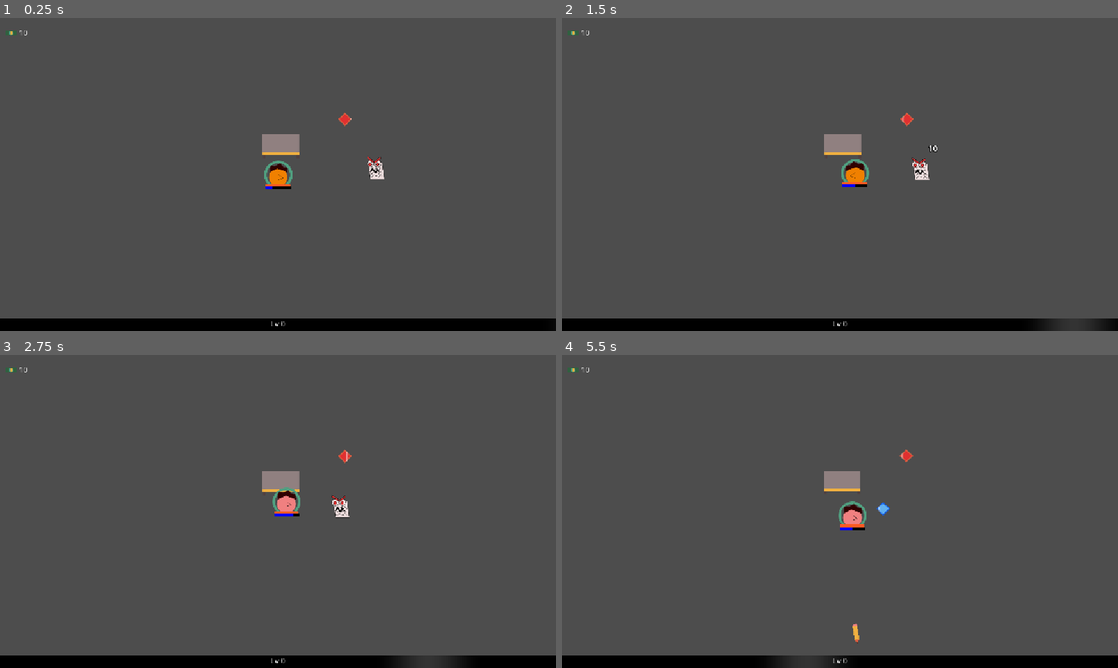
Above: before the commit, frames 1-4 (two rows, left to right).
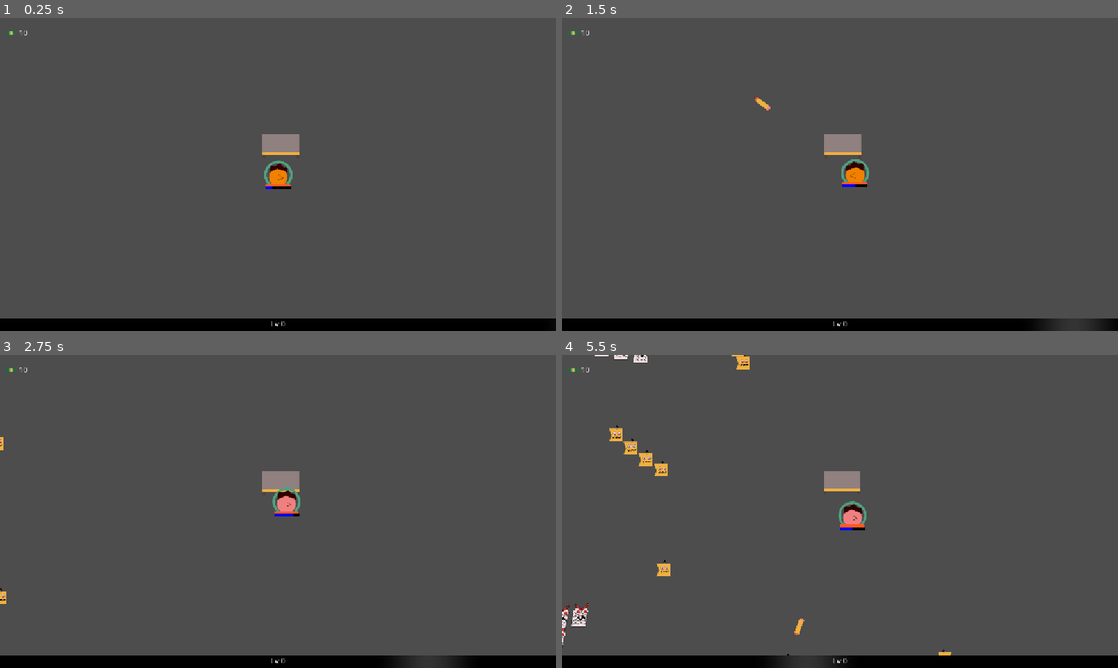
Above: after the commit, the same moments.

Repository: mathew-tran/LevelUpGameJam2025
Game: Godot game, scene res://Scene/Main.tscn
Same seed, same stepped clock (60 frames per second), same inputs: the game is played once before the commit and once after it. Sound files missing from this copy of the repository are replaced by a short silence.
Inputs (mouse positions are in pixels of both pictures, inside the frame that each line leads up to):
- Up to frame 1 (0.25 s): no input
- Up to frame 2 (1.5 s): move the mouse to (962, 158) at 0.52 s; move the mouse to (728, 190) at 1.27 s
- Up to frame 3 (2.75 s): move the mouse to (333, 442) at 2.02 s
- Up to frame 4 (5.5 s): move the mouse to (812, 574) at 2.77 s; move the mouse to (1006, 558) at 3.52 s; move the mouse to (673, 464) at 4.27 s; move the mouse to (867, 511) at 5.02 s

The runs differ from the first frame. In frame 1, 0.2% of the frame differs, in the area x 60-70%, y 30-52%; in frame 2, 0.3%; in frame 3, 0.3%; in frame 4, 1.1%, in the area x 0-70%, y 0-96%.

Commit message:
working on new wave system

Diff:
--- /dev/null
+++ b/Content/EnemyWaveData.gd
@@ -0,0 +1,31 @@
+extends Resource
+
+class_name EnemyWaveData
+
+@export var EnemyWavePairings : Array[EnemyWavePairingData]
+
+func CreateEnemies():
+	var enemiesSpawned = []
+	for wave in EnemyWavePairings:
+		var enemyClass = load(wave.GetEnemyPath())
+		var spawnPosition = GetSpawnPosition()
+		var defaultClumpAmount = 1
+		var clumpAmount = defaultClumpAmount
+
+		for x in range(0, wave.AmountToSpawn):
+			var instance = enemyClass.instantiate()
+			instance.global_position = spawnPosition
+			Finder.GetEnemyGroup().add_child(instance)
+			enemiesSpawned.append(instance)
+			clumpAmount -= 1
+			if clumpAmount <= 0:
+				clumpAmount = defaultClumpAmount + randi_range(1,5)
+				spawnPosition = GetSpawnPosition()
+	return enemiesSpawned
+
+
+func GetSpawnPosition():
+		var playerPosition = Finder.GetPlayer().GetPlayerPosition()
+		var distanceAwayFromPlayer = 800
+		var direction = Vector2.RIGHT
+		return playerPosition + direction.rotated(randf_range(0, 360)) * distanceAwayFromPlayer
--- /dev/null
+++ b/Content/EnemyWavePairingData.gd
@@ -0,0 +1,18 @@
+extends Resource
+
+class_name EnemyWavePairingData
+
+enum ENEMY_TYPE {
+	WEAK_A,
+	WEAK_B,
+}
+@export var EnemyTypeToSpawn : ENEMY_TYPE
+@export var AmountToSpawn = 20
+
+
+func GetEnemyPath():
+	match EnemyTypeToSpawn:
+		ENEMY_TYPE.WEAK_A:
+			return "res://Prefabs/Enemies/EnemyStickyNote.tscn"
+		ENEMY_TYPE.WEAK_B:
+			return "res://Prefabs/Enemies/BaseEnemy.tscn"
--- /dev/null
+++ b/Content/EnemyWaves/Wave1.tres
@@ -0,0 +1,21 @@
+[gd_resource type="Resource" script_class="EnemyWaveData" load_steps=5 format=3 uid="uid://58e77ek1vqvp"]
+
+[ext_resource type="Script" uid="uid://bqsegjg1rqs3m" path="res://Content/EnemyWavePairingData.gd" id="1_u8h2j"]
+[ext_resource type="Script" uid="uid://u601p82tca2h" path="res://Content/EnemyWaveData.gd" id="2_l5v21"]
+
+[sub_resource type="Resource" id="Resource_l0poy"]
+script = ExtResource("1_u8h2j")
+EnemyTypeToSpawn = 0
+AmountToSpawn = 100
+metadata/_custom_type_script = "uid://bqsegjg1rqs3m"
+
+[sub_resource type="Resource" id="Resource_0evdo"]
+script = ExtResource("1_u8h2j")
+EnemyTypeToSpawn = 1
+AmountToSpawn = 10
+metadata/_custom_type_script = "uid://bqsegjg1rqs3m"
+
+[resource]
+script = ExtResource("2_l5v21")
+EnemyWavePairings = Array[ExtResource("1_u8h2j")]([SubResource("Resource_l0poy"), SubResource("Resource_0evdo")])
+metadata/_custom_type_script = "uid://u601p82tca2h"
--- /dev/null
+++ b/Content/EnemyWaves/Wave2.tres
@@ -0,0 +1,21 @@
+[gd_resource type="Resource" script_class="EnemyWaveData" load_steps=5 format=3 uid="uid://diemm5p32evvq"]
+
+[ext_resource type="Script" uid="uid://bqsegjg1rqs3m" path="res://Content/EnemyWavePairingData.gd" id="1_athsv"]
+[ext_resource type="Script" uid="uid://u601p82tca2h" path="res://Content/EnemyWaveData.gd" id="2_2jt27"]
+
+[sub_resource type="Resource" id="Resource_l0poy"]
+script = ExtResource("1_athsv")
+EnemyTypeToSpawn = 0
+AmountToSpawn = 40
+metadata/_custom_type_script = "uid://bqsegjg1rqs3m"
+
+[sub_resource type="Resource" id="Resource_0evdo"]
+script = ExtResource("1_athsv")
+EnemyTypeToSpawn = 1
+AmountToSpawn = 20
+metadata/_custom_type_script = "uid://bqsegjg1rqs3m"
+
+[resource]
+script = ExtResource("2_2jt27")
+EnemyWavePairings = Array[ExtResource("1_athsv")]([SubResource("Resource_l0poy"), SubResource("Resource_0evdo")])
+metadata/_custom_type_script = "uid://u601p82tca2h"
--- a/Prefabs/Enemies/BaseEnemy.tscn
+++ b/Prefabs/Enemies/BaseEnemy.tscn
@@ -6,6 +6,21 @@
 
 [sub_resource type="RectangleShape2D" id="RectangleShape2D_h175a"]
 size = Vector2(40, 45)
+
+[sub_resource type="Animation" id="Animation_t3hgn"]
+length = 0.001
+tracks/0/type = "value"
+tracks/0/imported = false
+tracks/0/enabled = true
+tracks/0/path = NodePath("Sprite2D:self_modulate")
+tracks/0/interp = 1
+tracks/0/loop_wrap = true
+tracks/0/keys = {
+"times": PackedFloat32Array(0),
+"transitions": PackedFloat32Array(1),
+"update": 0,
+"values": [Color(1, 1, 1, 1)]
+}
 
 [sub_resource type="Animation" id="Animation_y3xhg"]
 resource_name = "hit"
@@ -21,21 +36,6 @@
 "transitions": PackedFloat32Array(1, 1),
 "update": 0,
 "values": [Color(1, 0.231373, 0, 1), Color(1, 1, 1, 1)]
-}
-
-[sub_resource type="Animation" id="Animation_t3hgn"]
-length = 0.001
-tracks/0/type = "value"
-tracks/0/imported = false
-tracks/0/enabled = true
-tracks/0/path = NodePath("Sprite2D:self_modulate")
-tracks/0/interp = 1
-tracks/0/loop_wrap = true
-tracks/0/keys = {
-"times": PackedFloat32Array(0),
-"transitions": PackedFloat32Array(1),
-"update": 0,
-"values": [Color(1, 1, 1, 1)]
 }
 
 [sub_resource type="AnimationLibrary" id="AnimationLibrary_t85t7"]
@@ -54,7 +54,7 @@
 lock_rotation = true
 script = ExtResource("1_y3xhg")
 Damage = 3
-EXPToDrop = 15
+EXPToDrop = 45
 
 [node name="Sprite2D" type="Sprite2D" parent="."]
 texture = ExtResource("1_rvsag")
--- /dev/null
+++ b/Prefabs/Enemies/EnemyStickyNote.tscn
@@ -0,0 +1,27 @@
+[gd_scene load_steps=5 format=3 uid="uid://bwisx3ityp5k7"]
+
+[ext_resource type="PackedScene" uid="uid://cae8gsfov06bs" path="res://Prefabs/Enemies/BaseEnemy.tscn" id="1_f14lw"]
+[ext_resource type="Texture2D" uid="uid://cqhjhasnxa8ib" path="res://Art/Enemy/StickyNote.png" id="2_ndyo3"]
+
+[sub_resource type="RectangleShape2D" id="RectangleShape2D_wn3hh"]
+size = Vector2(29, 27)
+
+[sub_resource type="CircleShape2D" id="CircleShape2D_ndyo3"]
+radius = 16.0
+
+[node name="BaseEnemy" instance=ExtResource("1_f14lw")]
+Speed = 80
+
+[node name="Sprite2D" parent="." index="0"]
+texture = ExtResource("2_ndyo3")
+
+[node name="CollisionShape2D" parent="." index="1"]
+position = Vector2(-0.5, 3.5)
+shape = SubResource("RectangleShape2D_wn3hh")
+
+[node name="HealthComponent" parent="." index="2"]
+MaxHealth = 25
+
+[node name="CollisionShape2D" parent="Area2D" index="0"]
+position = Vector2(2, 3)
+shape = SubResource("CircleShape2D_ndyo3")
--- /dev/null
+++ b/Prefabs/Spawner.tscn
@@ -0,0 +1,12 @@
+[gd_scene load_steps=2 format=3 uid="uid://dxmvkm2aj3lpq"]
+
+[ext_resource type="Script" uid="uid://bf85xq505mf43" path="res://Scripts/Spawner.gd" id="1_gxfub"]
+
+[node name="Spawner" type="Node2D"]
+script = ExtResource("1_gxfub")
+WavesDirectory = "res://Content/EnemyWaves"
+
+[node name="Timer" type="Timer" parent="."]
+wait_time = 2.0
+
+[connection signal="timeout" from="Timer" to="." method="_on_timer_timeout"]
--- a/Scene/Main.tscn
+++ b/Scene/Main.tscn
@@ -1,12 +1,10 @@
-[gd_scene load_steps=12 format=3 uid="uid://cq0pg18wpqef1"]
+[gd_scene load_steps=10 format=3 uid="uid://cq0pg18wpqef1"]
 
 [ext_resource type="PackedScene" uid="uid://bqy51bgry7fi5" path="res://Prefabs/Environment/Desk.tscn" id="1_djkur"]
 [ext_resource type="Script" uid="uid://dokag847w5cfs" path="res://Scripts/Game.gd" id="1_togfq"]
 [ext_resource type="PackedScene" uid="uid://d1demcer6jenb" path="res://Prefabs/Player.tscn" id="1_xhtwi"]
-[ext_resource type="PackedScene" uid="uid://cae8gsfov06bs" path="res://Prefabs/Enemies/BaseEnemy.tscn" id="3_djkur"]
-[ext_resource type="Script" uid="uid://bf85xq505mf43" path="res://Scripts/Spawner.gd" id="4_h3nmf"]
+[ext_resource type="PackedScene" uid="uid://dxmvkm2aj3lpq" path="res://Prefabs/Spawner.tscn" id="4_vm4ek"]
 [ext_resource type="PackedScene" uid="uid://wxay2kx6dg3m" path="res://Prefabs/UI/EXPBar.tscn" id="6_aan6j"]
-[ext_resource type="PackedScene" uid="uid://drny8xxvq6ide" path="res://Prefabs/Pickups/EXP.tscn" id="6_h3nmf"]
 [ext_resource type="PackedScene" uid="uid://cu8sskt8qxtpq" path="res://Prefabs/UI/LevelUp.tscn" id="7_hueuk"]
 [ext_resource type="PackedScene" uid="uid://davv3kxe782ay" path="res://Prefabs/UI/GameOverPanel.tscn" id="8_6a8me"]
 [ext_resource type="PackedScene" uid="uid://bbf88e2kibbpj" path="res://Prefabs/UI/MoneyUI.tscn" id="9_yg4ot"]
@@ -24,22 +22,11 @@
 
 [node name="Head" parent="." instance=ExtResource("1_xhtwi")]
 
-[node name="Spawner" type="Node2D" parent="."]
-script = ExtResource("4_h3nmf")
-
-[node name="Timer" type="Timer" parent="Spawner"]
-wait_time = 3.0
-autostart = true
+[node name="Spawner" parent="." instance=ExtResource("4_vm4ek")]
 
 [node name="PickupGroup" type="Node2D" parent="." groups=["PickupGroup"]]
 
-[node name="EXP" parent="PickupGroup" instance=ExtResource("6_h3nmf")]
-position = Vector2(138, -115)
-
 [node name="EnemyGroup" type="Node2D" parent="." groups=["EnemyGroup"]]
-
-[node name="Area2D" parent="EnemyGroup" instance=ExtResource("3_djkur")]
-position = Vector2(202, -15)
 
 [node name="EffectGroup" type="Node2D" parent="." groups=["EffectGroup"]]
 
@@ -62,5 +49,3 @@
 offset_bottom = 42.0
 
 [node name="PickupCleaner" parent="." instance=ExtResource("11_vm4ek")]
-
-[connection signal="timeout" from="Spawner/Timer" to="Spawner" method="_on_timer_timeout"]
--- a/Scripts/Spawner.gd
+++ b/Scripts/Spawner.gd
@@ -1,18 +1,25 @@
 extends Node2D
 
-var MaxEnemyCount = 100
+@export_dir var WavesDirectory
+
+var Waves = []
+func _ready() -> void:
+	Waves = Helper.GetAllFilePaths(WavesDirectory)
+	SpawnNextWave()
+
+func SpawnNextWave():
+	if Waves.size() > 0:
+		var newWave = load(Waves.pop_front()) as EnemyWaveData
+		await newWave.CreateEnemies()
+		print(newWave.resource_path + " START")
+		$Timer.start()
+	else:
+		print("Game Over!")
+		$Timer.stop()
+
+
+
 func _on_timer_timeout() -> void:
-	SpawnEnemies()
-
-func SpawnEnemies():
-	var enemiesToSpawn = 100
-	var currentEnemies = Finder.GetEnemyGroup().get_children().size()
-	enemiesToSpawn = clamp(enemiesToSpawn, 0, MaxEnemyCount - currentEnemies)
-
-	var playerPosition = Finder.GetPlayer().GetPlayerPosition()
-	var distanceAwayFromPlayer = 800
-	var direction = Vector2.RIGHT
-	for x in range(0, enemiesToSpawn):
-		var instance = load("res://Prefabs/Enemies/BaseEnemy.tscn").instantiate()
-		instance.global_position = playerPosition + direction.rotated(randf_range(0, 360)) * distanceAwayFromPlayer
-		Finder.GetEnemyGroup().add_child(instance)
+	if Finder.GetEnemyGroup().get_child_count() <= 0:
+		SpawnNextWave()
+		$Timer.stop()
Binary file added: Art/Enemy/StickyNote.png
Not shown, added: Art/Enemy/StickyNote.png.import
Not shown, added: Content/EnemyWaveData.gd.uid
Not shown, added: Content/EnemyWavePairingData.gd.uid
